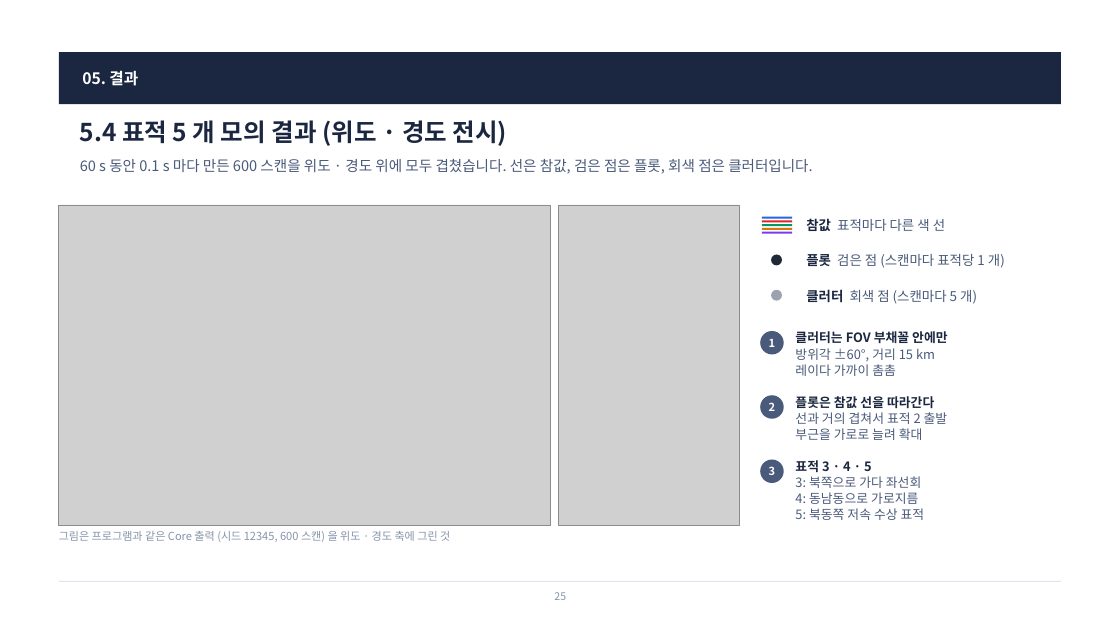
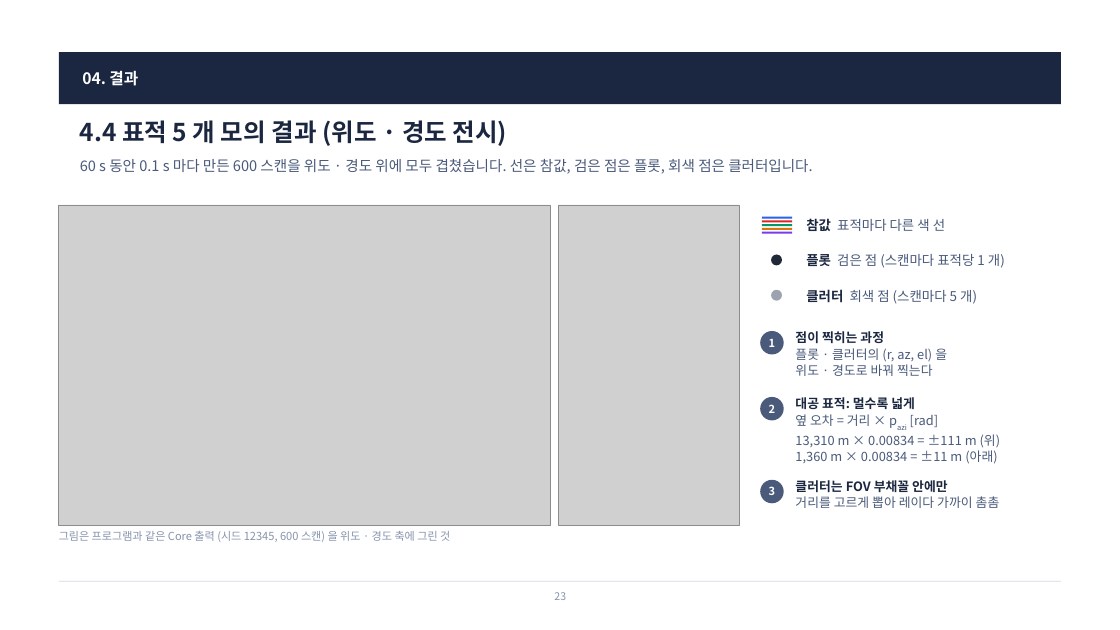
Before and after one commit to harley-hwan/radar-sw-study, a slide deck: slide 23 of Part4_Plot_Clutter_Sim/ref/산출물/Chapter4_PlotClutterSim.pptx (slide 25 before the commit). Drawn at 1120x630 pixels with LibreOffice and Linux fonts; fonts in the diff are those of the drawing; grey boxes stand for pictures. Boxes give left, top, right and bottom in pixels: in the first picture for what was removed or moved away, otherwise in the second. Text is boxed around its words. In the diff, an @@ line names an element or a change of style, - is before the commit and + after.

```diff
--- a/Part4_Plot_Clutter_Sim/ref/산출물/Chapter4_PlotClutterSim.pptx
+++ b/Part4_Plot_Clutter_Sim/ref/산출물/Chapter4_PlotClutterSim.pptx
@@ text at box(82, 70, 138, 86): text changed @@
-05. 결과
+04. 결과
@@ title at box(80, 120, 507, 146): text changed @@
-5.4 표적 5 개 모의 결과 (위도 · 경도 전시)
+4.4 표적 5 개 모의 결과 (위도 · 경도 전시)
@@ text at box(795, 331, 947, 376): text changed @@
-클러터는 FOV 부채꼴 안에만
-방위각 ±60°, 거리 15 km
-레이다 가까이 촘촘
+점이 찍히는 과정
+플롯 · 클러터의 (r, az, el) 을
+위도 · 경도로 바꿔 찍는다
@@ text at box(795, 397, 1001, 464): text changed @@
-플롯은 참값 선을 따라간다
-선과 거의 겹쳐서 표적 2 출발
-부근을 가로로 늘려 확대
+대공 표적: 멀수록 넓게
+옆 오차 = 거리 × pazi [rad]
+13,310 m × 0.00834 = ±111 m (위)
+1,360 m × 0.00834 = ±11 m (아래)
@@ ellipse "3": place and size @@
-ellipse "3" at box(760, 460, 784, 483)
+ellipse "3" at box(760, 480, 784, 503)
@@ text at box(795, 480, 1000, 508): text changed @@
-표적 3 · 4 · 5
-3: 북쪽으로 가다 좌선회
-4: 동남동으로 가로지름
-5: 북동쪽 저속 수상 표적
+클러터는 FOV 부채꼴 안에만
+거리를 고르게 뽑아 레이다 가까이 촘촘
@@ page number at box(554, 592, 566, 600): text changed @@
-25
+23
```
Also in this commit, not shown: 11 other slides changed, 10 slides added, 15 slides removed, 9 other files.
